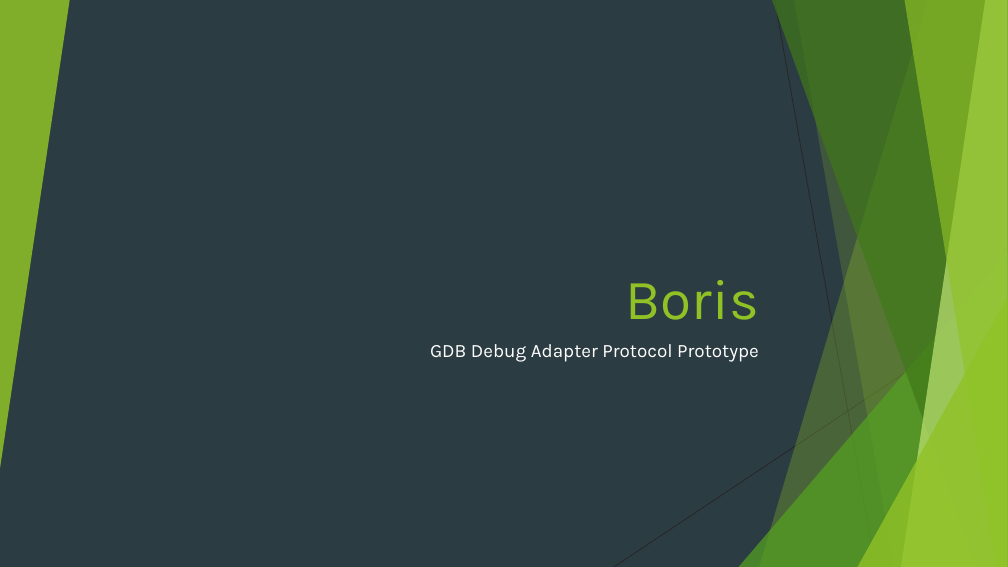
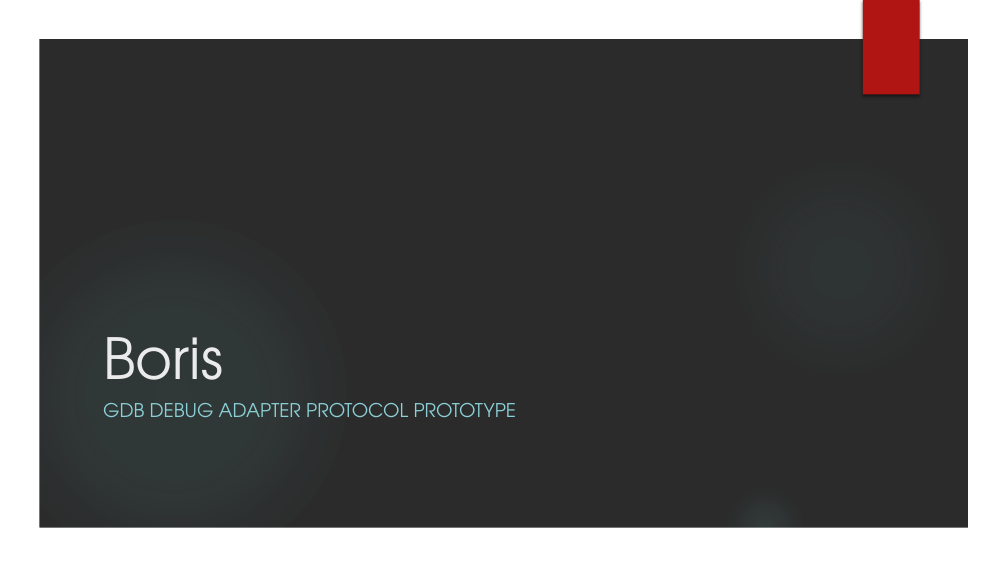
Before and after one commit to scottaxcell/boris, a slide deck: slide 1 of Boris.pptx. Drawn at 1008x567 pixels with LibreOffice and Linux fonts; fonts in the diff are those of the drawing; background and template pictures are left out; a plain dark background stands for a picture behind light text. Boxes give left, top, right and bottom in pixels: in the first picture for what was removed or moved away, otherwise in the second. Text is boxed around its words. In the diff, an @@ line names an element or a change of style, - is before the commit and + after.

```diff
--- a/Boris.pptx
+++ b/Boris.pptx
@@ background #2C3C43 to picture (left out) @@
@@ group removed at (0, 0, 1008, 567): 5 freeform shapes, 3 triangles, 2 lines @@
@@ group added at (0, 0, 1008, 567): 3 ellipses, 1 freeform shape @@
@@ rectangle added at (863, 0, 920, 95), fill #B01513 @@
@@ title "Boris": place and size @@
-title "Boris" at (626, 280, 759, 320)
+title "Boris" at (103, 337, 223, 405)
@@ title "Boris" at (103, 337, 223, 405): font Karla to TeX Gyre Adventor, text colour #90C226 to #EBEBEB; alignment right to left @@
@@ subtitle at (103, 403, 517, 417): text changed; font Karla to TeX Gyre Adventor; text colour #FFFFFF to #8AD0D6 @@
-GDB Debug Adapter Protocol Prototype
+GDB DEBUG ADAPTER PROTOCOL PROTOTYPE
```
Also in this commit, not shown: 3 other slides changed, 2 slides added.
